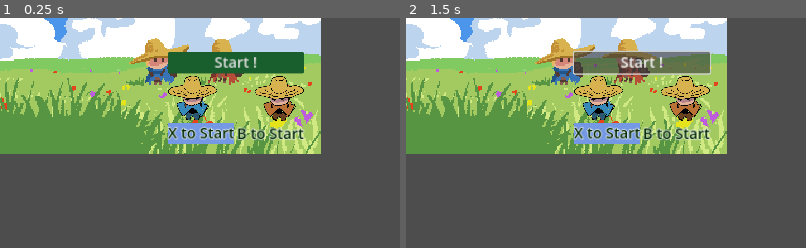
Above: before the commit, frames 1-2 (left to right).
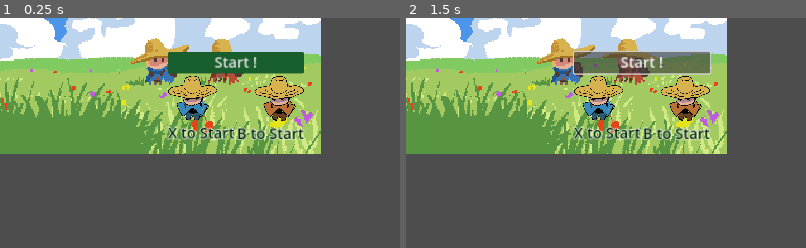
Above: after the commit, the same moments.

Repository: FablabMurat/2025GameJamCantal-1
Game: Godot game, scene res://root.tscn
Same seed, same stepped clock (60 frames per second), same inputs: the game is played once before the commit and once after it.
Inputs:
- Up to frame 1 (0.25 s): no input
- Up to frame 2 (1.5 s): click "Start !" at 0.5 s; click "Start !" at 1.25 s
The pictures show only the part of the screen within x 21-71%, y 32-82%; the shares and areas given below are measured in that part.

The runs differ from the first frame. In frame 1, 1.2% of the frame differs, in the area x 42-59%, y 45-55%; in frame 2, 1.2%.

Commit message:
Ajout d'un label_settings.tres - mais pas finalisé...

Diff:
--- a/root.tscn
+++ b/root.tscn
@@ -21,19 +21,6 @@
 
 [sub_resource type="Shortcut" id="Shortcut_ny3mq"]
 events = [SubResource("InputEventJoypadButton_nyrvt"), SubResource("InputEventJoypadButton_drmux")]
-
-[sub_resource type="StyleBoxFlat" id="StyleBoxFlat_cy35l"]
-bg_color = Color(0.45389, 0.593897, 0.888689, 1)
-
-[sub_resource type="Theme" id="Theme_tsdxd"]
-/colors/LabelBleu = Color(0, 0, 0, 1)
-Label/styles/normal = SubResource("StyleBoxFlat_cy35l")
-
-[sub_resource type="StyleBoxFlat" id="StyleBoxFlat_aij10"]
-bg_color = Color(0.797174, 0.520665, 0.432085, 1)
-
-[sub_resource type="Theme" id="Theme_0g3t2"]
-label/styles/LabelRouge = SubResource("StyleBoxFlat_aij10")
 
 [sub_resource type="StyleBoxFlat" id="StyleBoxFlat_wqx0i"]
 bg_color = Color(0.180392, 0.305882, 0.243137, 0.752941)
@@ -129,7 +116,6 @@
 layout_mode = 2
 size_flags_horizontal = 4
 size_flags_vertical = 0
-theme = SubResource("Theme_tsdxd")
 
 [node name="TextureRectJ1" type="TextureRect" parent="CenterContainer/VBoxContainer/HBoxChoiceJoy/VBoxJ1"]
 custom_minimum_size = Vector2(80, 0)
@@ -151,7 +137,6 @@
 layout_mode = 2
 size_flags_horizontal = 8
 size_flags_vertical = 0
-theme = SubResource("Theme_0g3t2")
 
 [node name="TextureRectJ2" type="TextureRect" parent="CenterContainer/VBoxContainer/HBoxChoiceJoy/VBoxJ2"]
 custom_minimum_size = Vector2(80, 0)
Not shown: 1 places in root.tscn that only renumber resources
